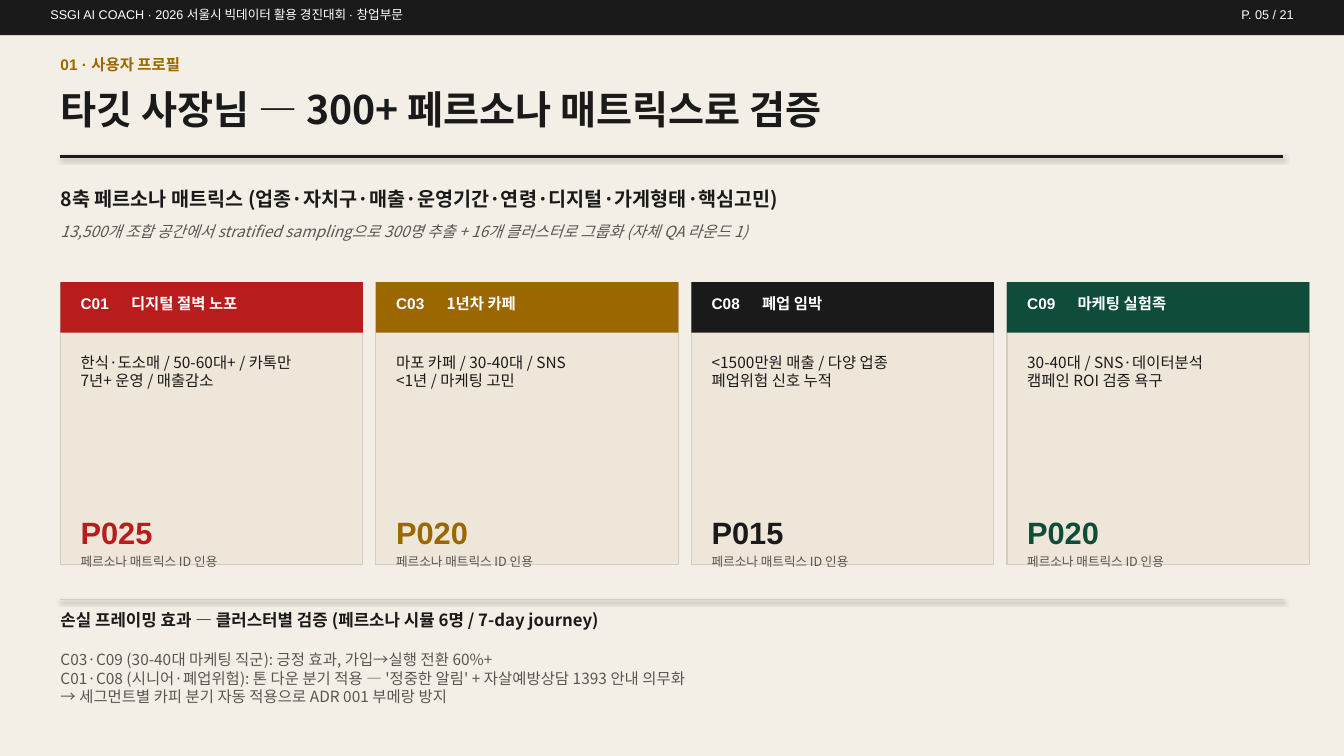
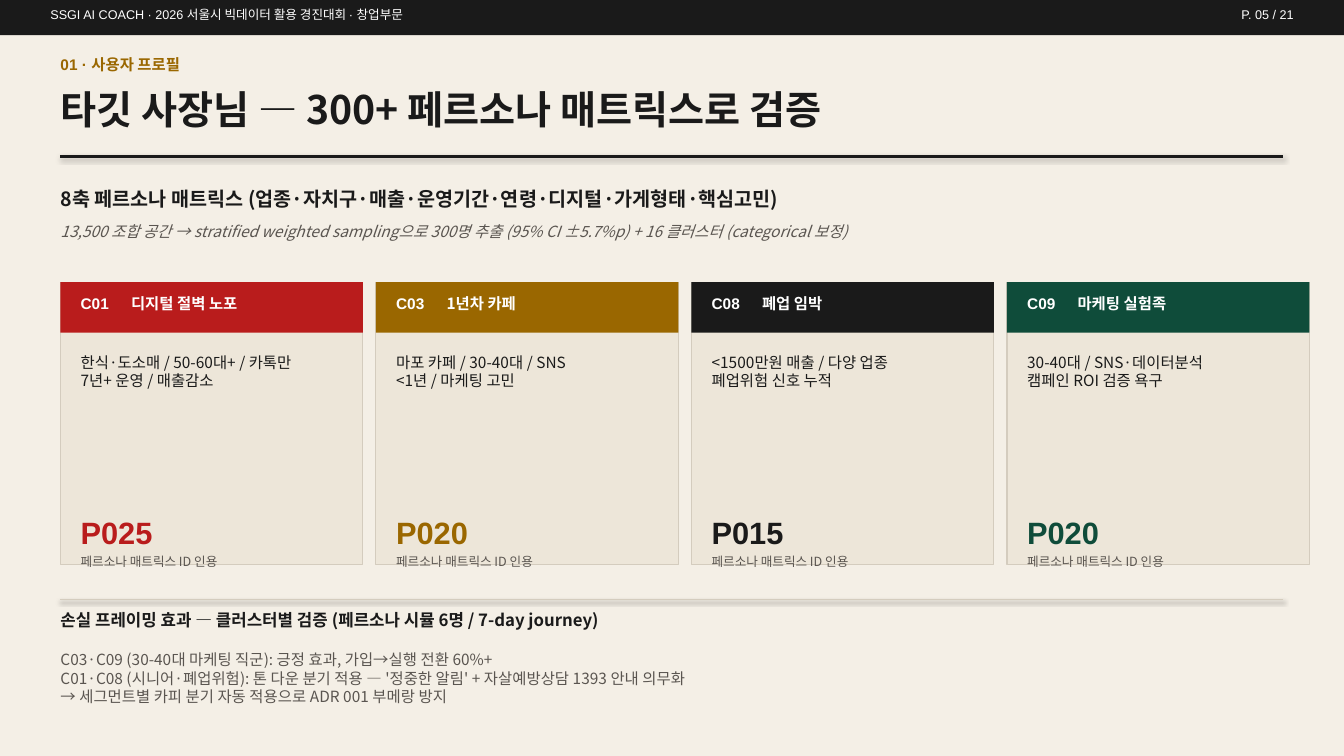
Before and after one commit to Tok-Baro/SSGI_AI_Coach, a slide deck: slide 5 of SSGI_AI_경영코치_상세기획서.pptx. Drawn at 1344x756 pixels with LibreOffice and Linux fonts; fonts in the diff are those of the drawing. Boxes give left, top, right and bottom in pixels: in the first picture for what was removed or moved away, otherwise in the second. Text is boxed around its words. In the diff, an @@ line names an element or a change of style, - is before the commit and + after.

```diff
--- a/SSGI_AI_경영코치_상세기획서.pptx
+++ b/SSGI_AI_경영코치_상세기획서.pptx
@@ text at box(60, 224, 848, 241): text changed @@
-13,500개 조합 공간에서 stratified sampling으로 300명 추출 + 16개 클러스터로 그룹화 (자체 QA 라운드 1)
+13,500 조합 공간 → stratified weighted sampling으로 300명 추출 (95% CI ±5.7%p) + 16 클러스터 (categorical 보정)
```
Also in this commit, not shown: 8 other slides changed.
